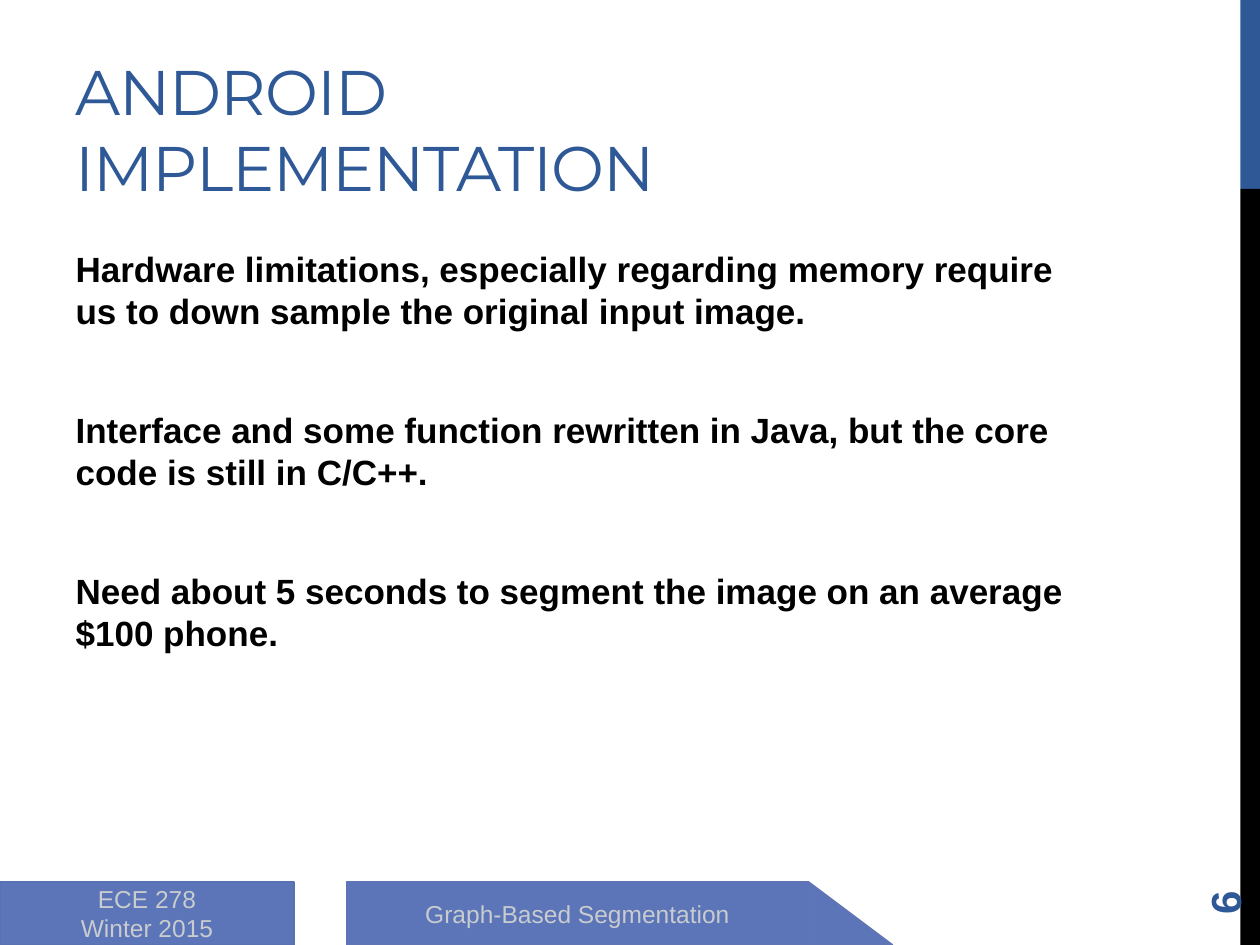
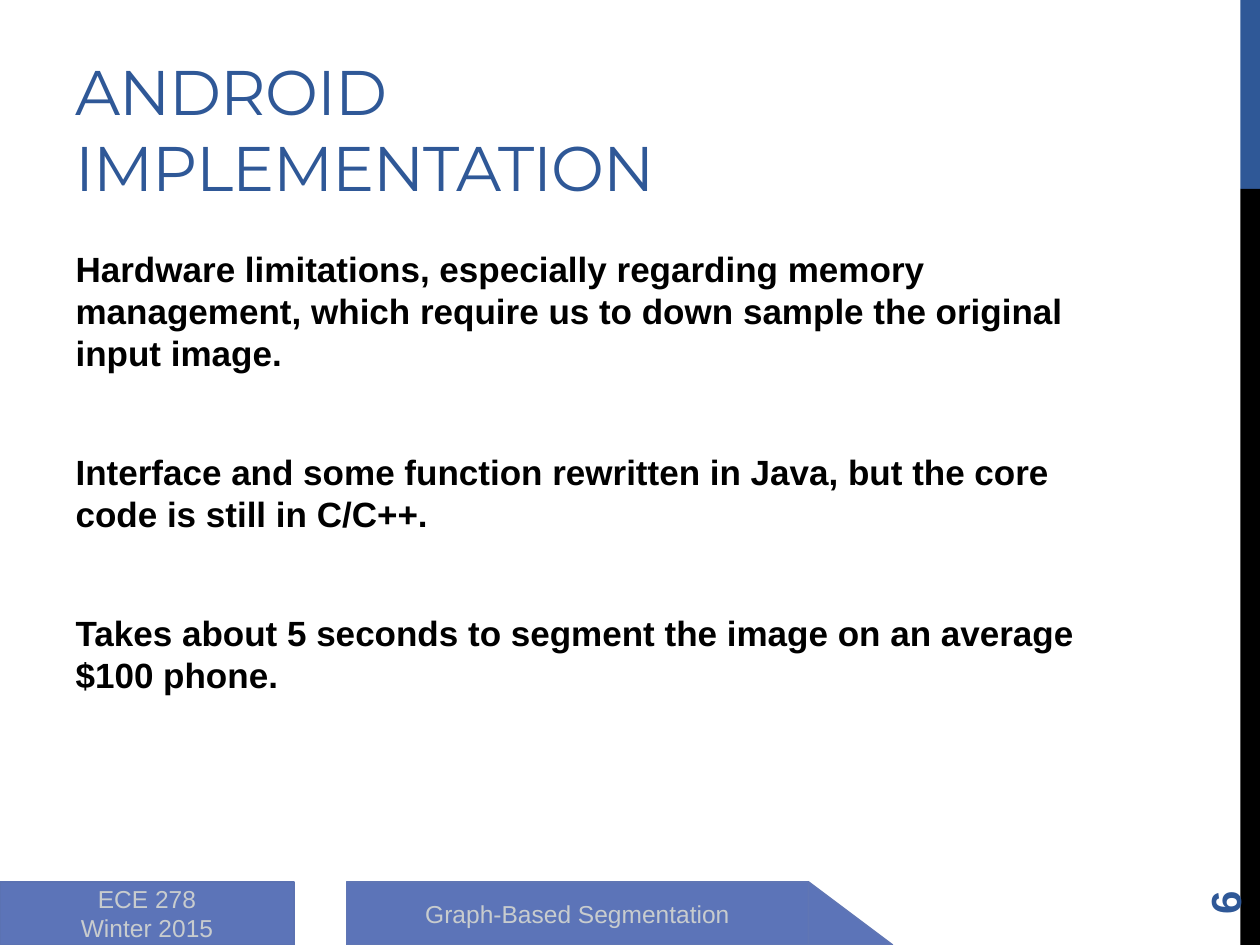
Before and after one commit to zhongguomeng/graph-based-segmentation, a slide deck: slide 6 of 8_report/presentation.pptx. Drawn at 1260x945 pixels with LibreOffice and Linux fonts; fonts in the diff are those of the drawing. Boxes give left, top, right and bottom in pixels: in the first picture for what was removed or moved away, otherwise in the second. Text is boxed around its words. In the diff, an @@ line names an element or a change of style, - is before the commit and + after.

Commit message:
ppt in progress

```diff
--- a/8_report/presentation.pptx
+++ b/8_report/presentation.pptx
@@ text at (x1=76, y1=256, x2=1062, y2=373): text changed @@
-Hardware limitations, especially regarding memory require us to down sample the original input image.
+Hardware limitations, especially regarding memory management, which require us to down sample the original input image.
@@ text at (x1=76, y1=620, x2=1073, y2=695): text changed @@
-Need about 5 seconds to segment the image on an average $100 phone.
+Takes about 5 seconds to segment the image on an average $100 phone.
```
Also in this commit, not shown: 5 other slides changed, 2 slides added.
